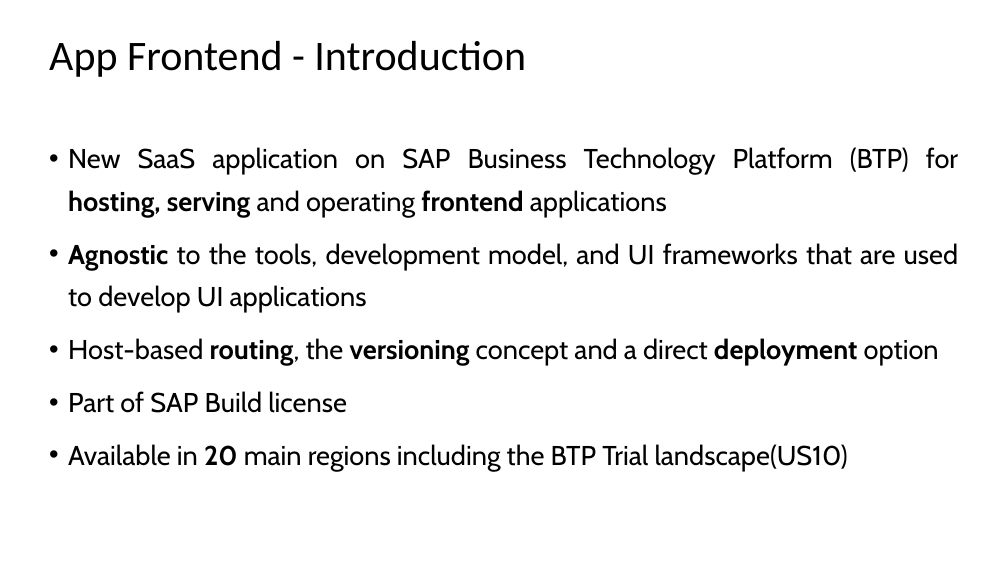
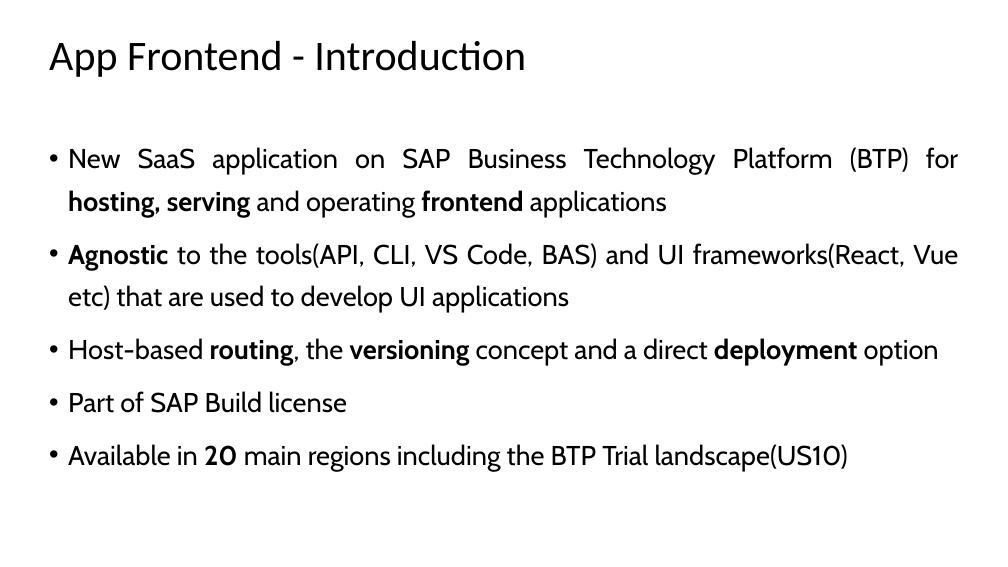
Before and after one commit to neelamegams/appfe-basic, a slide deck: slide 3 of CT1017-Simplify UI App hosting with Application FrontEnd Service.pptx. Drawn at 1008x567 pixels with LibreOffice and Linux fonts; fonts in the diff are those of the drawing. Boxes give left, top, right and bottom in pixels: in the first picture for what was removed or moved away, otherwise in the second. Text is boxed around its words. In the diff, an @@ line names an element or a change of style, - is before the commit and + after.

```diff
--- a/CT1017-Simplify UI App hosting with Application FrontEnd Service.pptx
+++ b/CT1017-Simplify UI App hosting with Application FrontEnd Service.pptx
@@ text at bbox=[68, 243, 958, 312]: text changed @@
-• Agnostic to the tools, development model, and UI frameworks that are used to develop UI applications
+• Agnostic to the tools(API, CLI, VS Code, BAS) and UI frameworks(React, Vue etc) that are used to develop UI applications
```
Also in this commit, not shown: 2 other slides changed.
